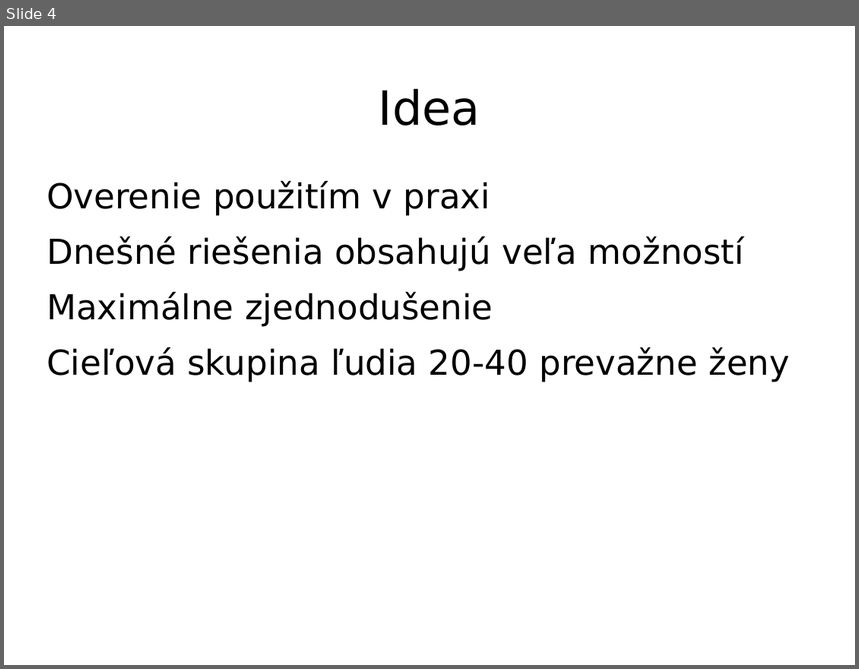
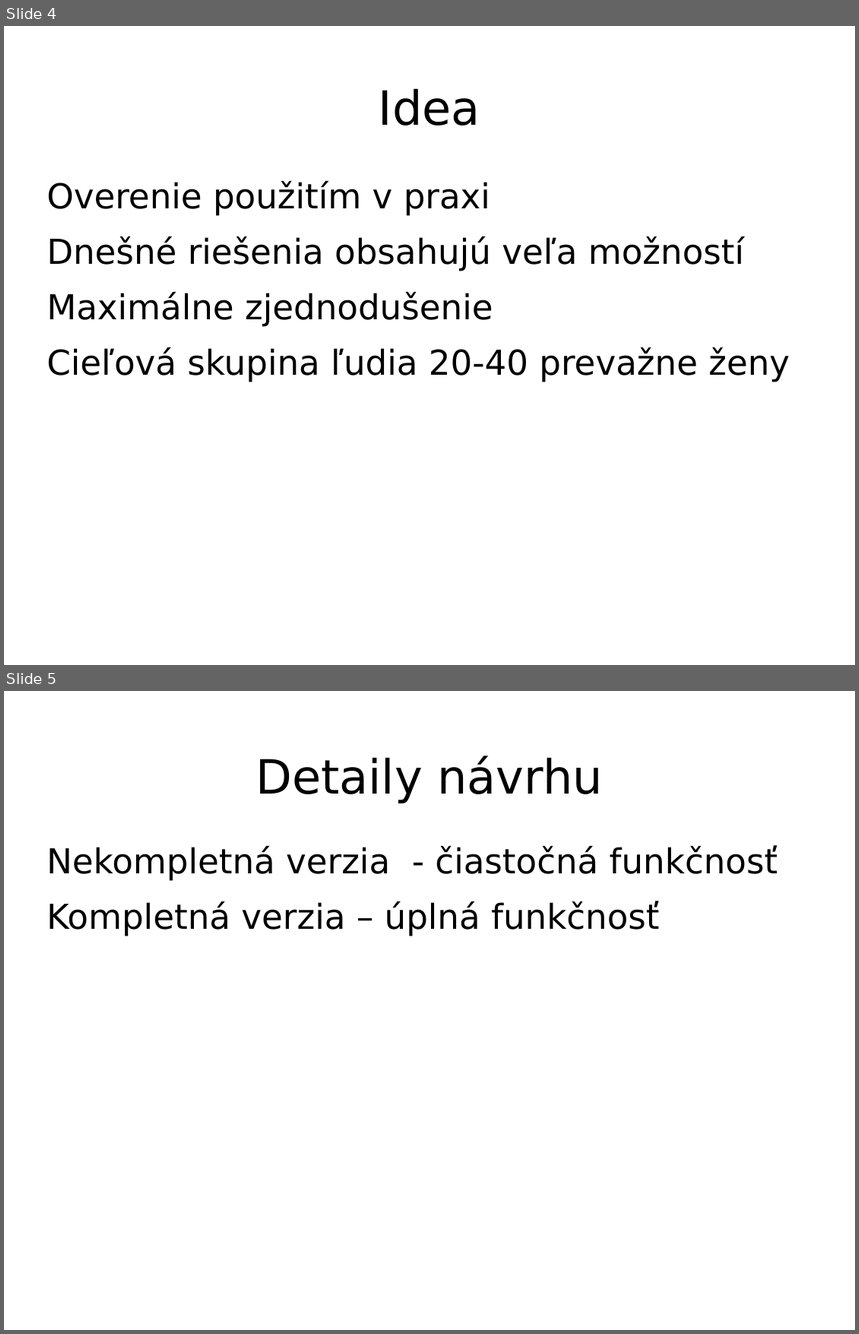
Before and after one commit to projektyFIT/ITU, a slide deck: prezentace/prezentace.ppt. Shown one above the other, each under a label of ours: slide 4 before the commit, slides 4 and 5 after it. The pictures are 859x669 and 859x1334 pixels, drawn with LibreOffice and Linux fonts; fonts in the diff are those of the drawing; background and template pictures are left out. Boxes give left, top, right and bottom in pixels: in the first picture for what was removed or moved away, otherwise in the second. Text is boxed around its words. In the diff, an @@ line names an element or a change of style, - is before the commit and + after.

```diff
--- a/prezentace/prezentace.ppt
+++ b/prezentace/prezentace.ppt
@@ slide 5 added at bbox=[4, 691, 855, 1330], background picture (left out) @@
@@ title added at bbox=[256, 756, 603, 803], 44 pt, text #000000 @@
+Detaily návrhu
@@ text added at bbox=[47, 845, 778, 936], 32 pt, text #000000 @@
+Nekompletná verzia - čiastočná funkčnosť
+Kompletná verzia – úplná funkčnosť
```
Also in this commit, not shown: 11 other slides added, 1 slide removed.
